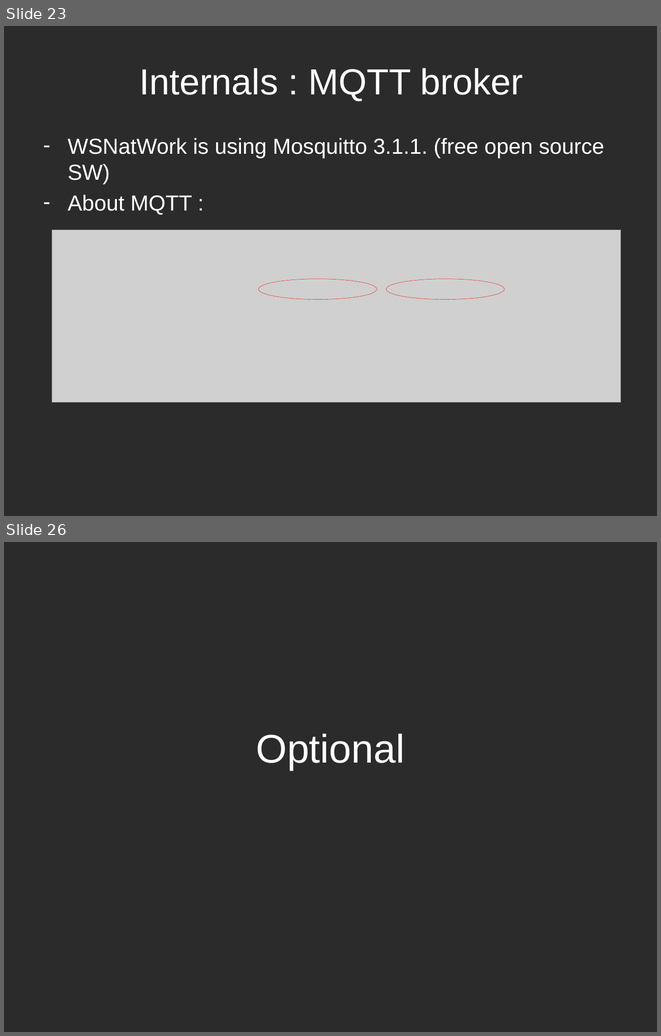
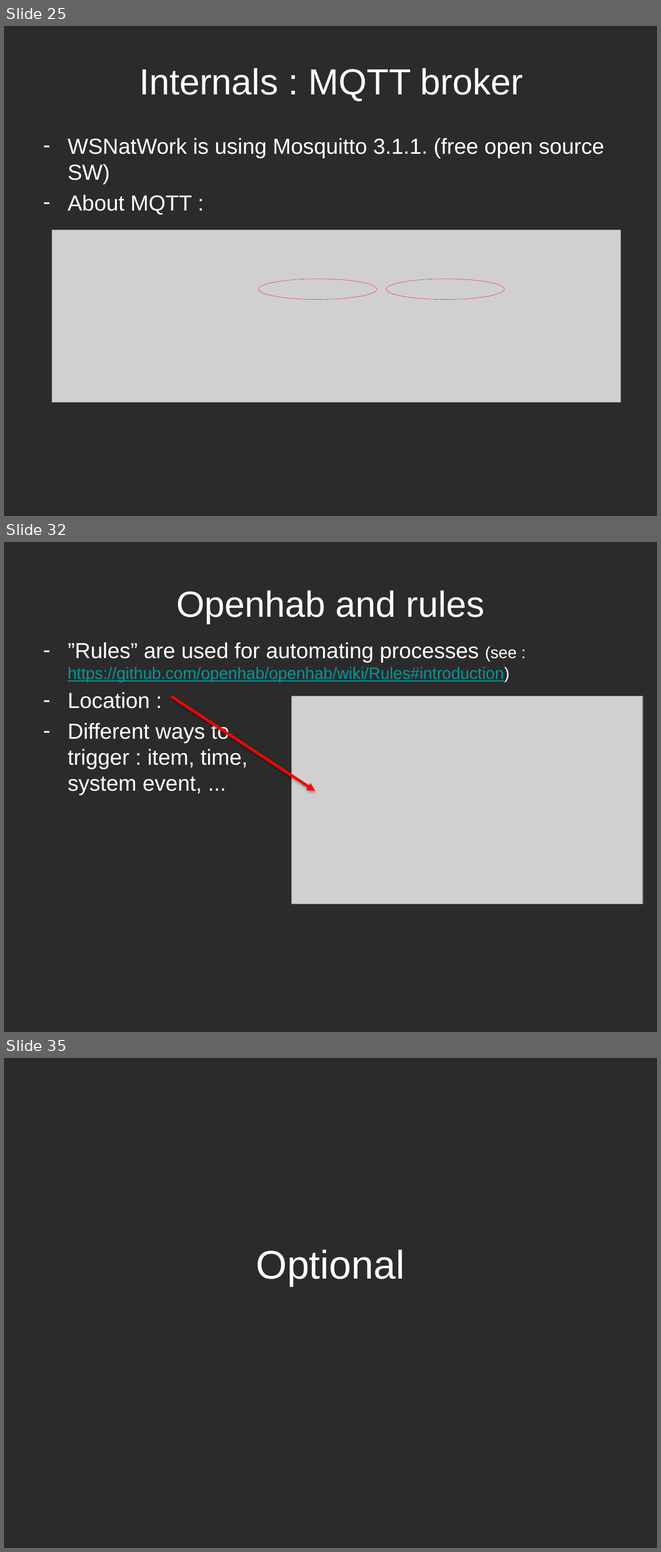
Before and after one commit to WSNhub/WSN-at-Work, a slide deck: workshop2x/WSNatwork - workshop2.pptx. Shown one above the other, each under a label of ours: slides 23 and 26 before the commit, slides 25, 32 and 35 after it; the slides between them are not shown. The pictures are 661x1036 and 661x1552 pixels, drawn with LibreOffice and Linux fonts; fonts in the diff are those of the drawing; grey boxes stand for pictures; background and template pictures are left out; a plain dark background stands for a picture behind light text. Boxes give left, top, right and bottom in pixels: in the first picture for what was removed or moved away, otherwise in the second. Text is boxed around its words. In the diff, an @@ line names an element or a change of style, - is before the commit and + after.

```diff
--- a/workshop2x/WSNatwork - workshop2.pptx
+++ b/workshop2x/WSNatwork - workshop2.pptx
@@ slide 32 added at bbox=[4, 542, 657, 1032], background picture (left out) @@
@@ title added at bbox=[176, 590, 485, 623], 40 pt, text #FFFFFF @@
+Openhab and rules
@@ text added at bbox=[68, 642, 517, 795], 24 pt, text #FFFFFF @@
+– ”Rules” are used for automating processes (see : https://github.com/openhab/openhab/wiki/Rules#introduction)
+– Location :
+– Different ways to
+  trigger : item, time,
+  system event, ...
@@ arrow added from (171, 696) to (315, 791), #FF0000 3 pt @@
@@ picture added at bbox=[292, 696, 643, 904] @@
@@ what was slide 23 is now slide 25 @@
@@ what was slide 26 is now slide 35 @@
```
Also in this commit, not shown: 4 slides changed, 10 other slides added.
